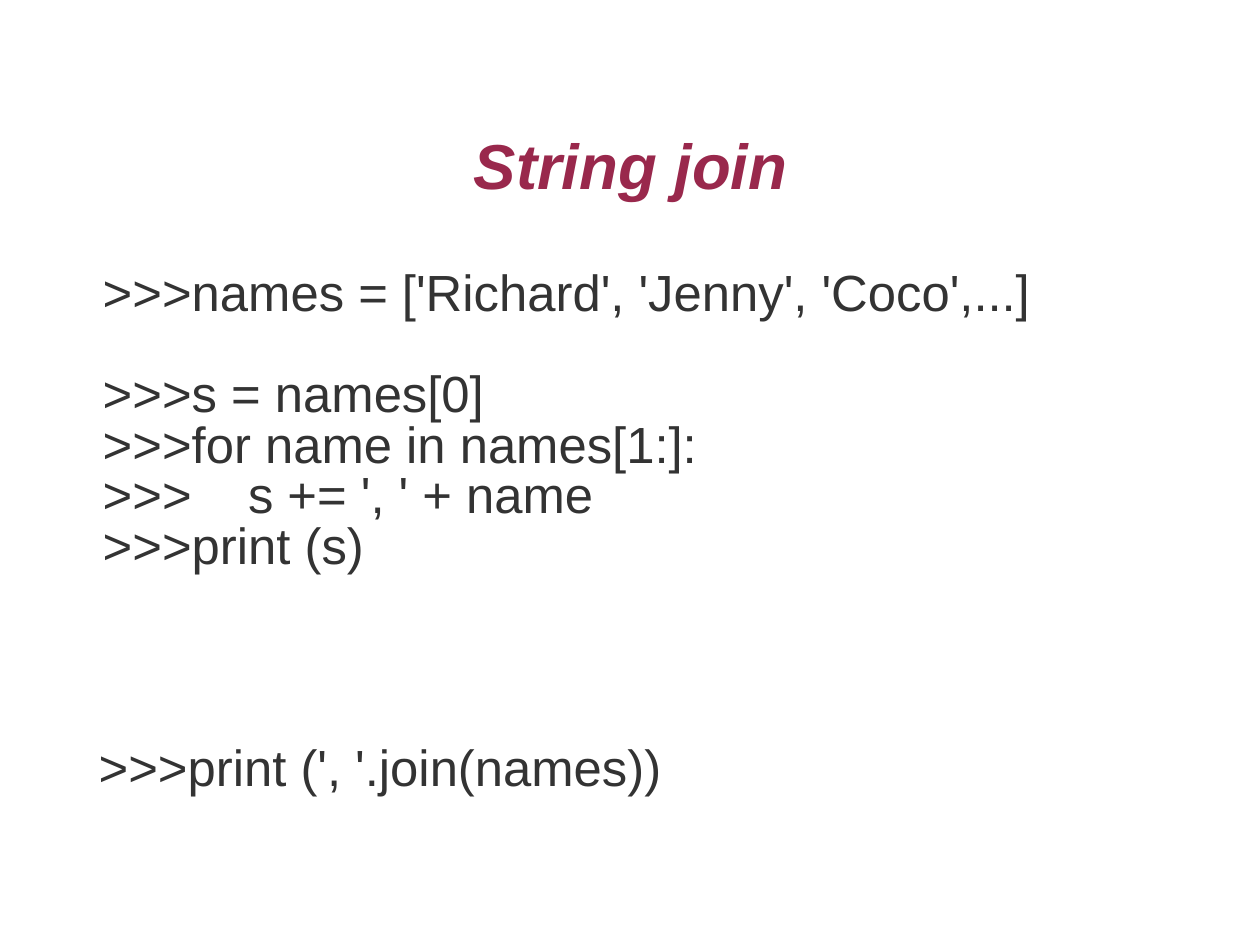
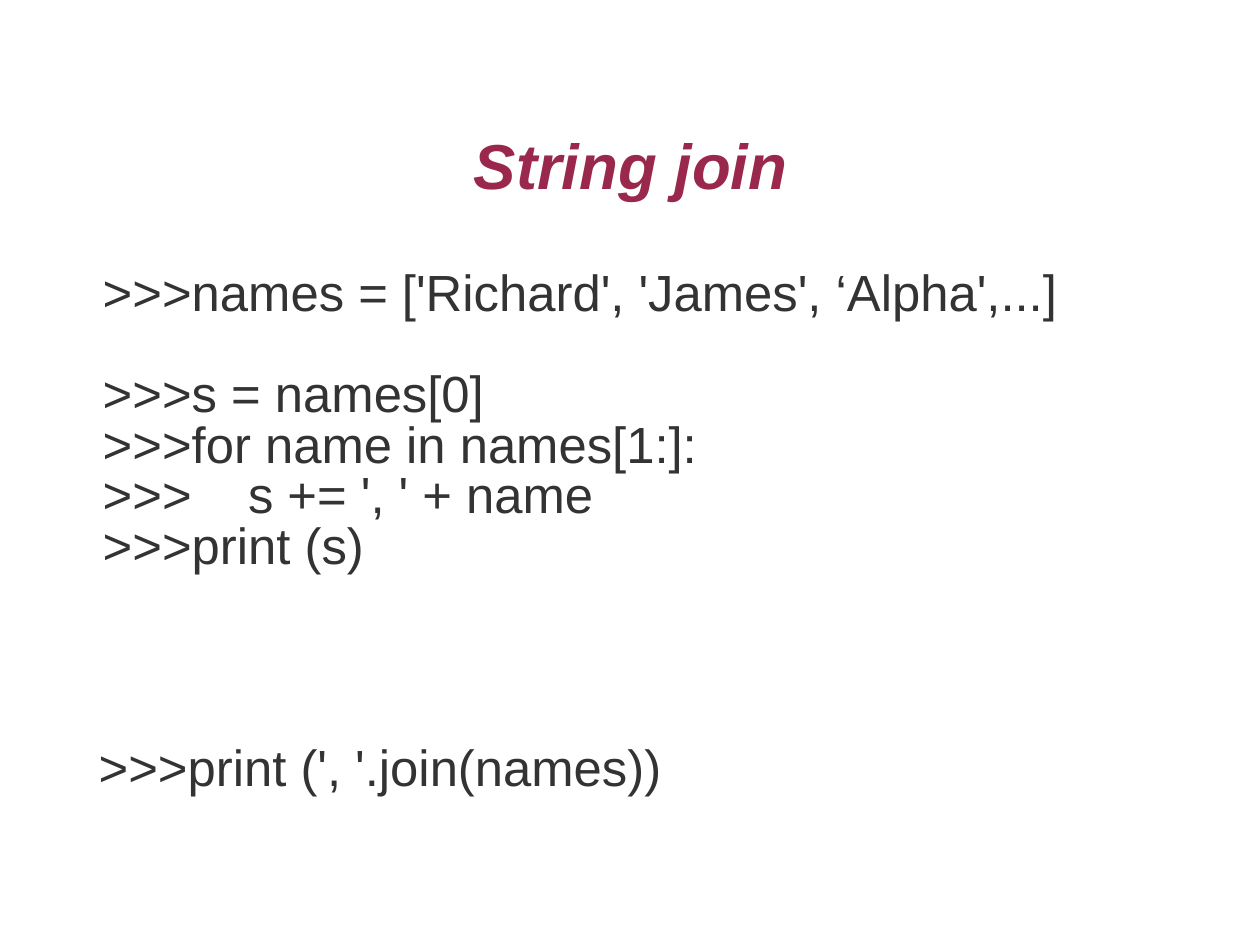
Before and after one commit to robin3795/Data, a slide deck: slide 7 of Pythonic.ppt. Drawn at 1260x945 pixels with LibreOffice and Linux fonts; fonts in the diff are those of the drawing; background and template pictures are left out. Boxes give left, top, right and bottom in pixels: in the first picture for what was removed or moved away, otherwise in the second. Text is boxed around its words. In the diff, an @@ line names an element or a change of style, - is before the commit and + after.

```diff
--- a/Pythonic.ppt
+++ b/Pythonic.ppt
@@ text at box(103, 274, 1057, 321): text changed @@
->>>names = ['Richard', 'Jenny', 'Coco',...]
+>>>names = ['Richard', 'James', ‘Alpha',...]
```
Also in this commit, not shown: 6 other files.
